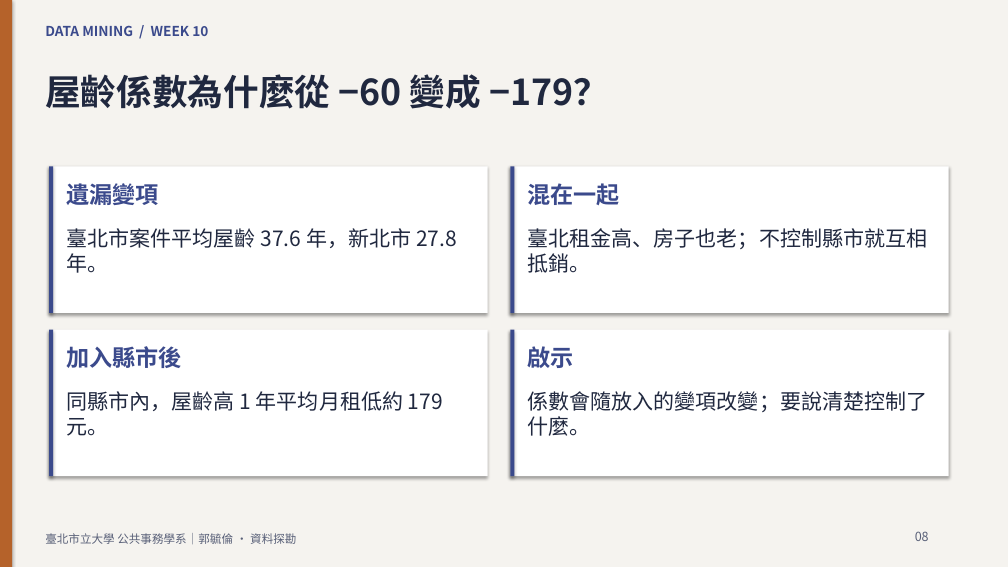
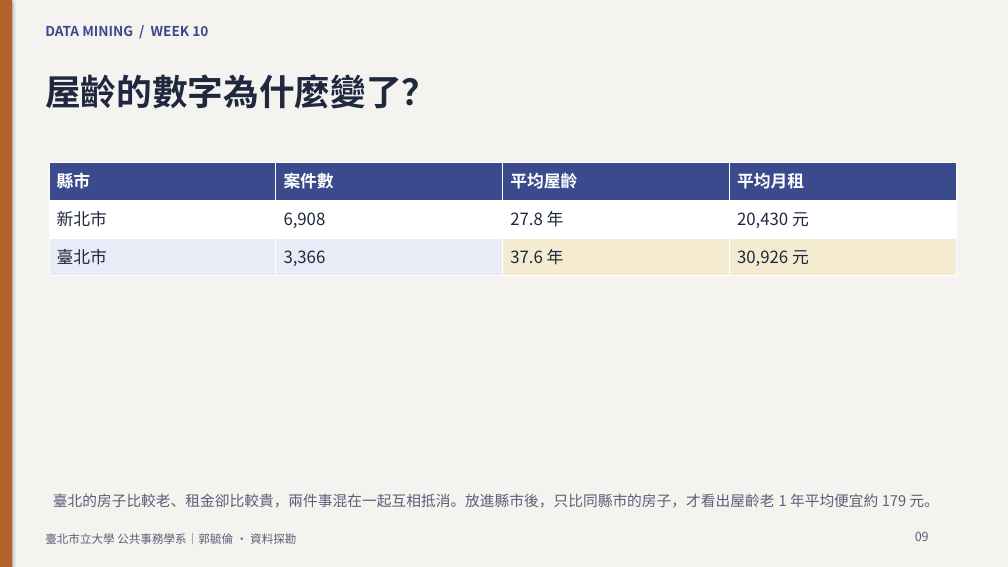
Before and after one commit to knut921/datamining-course, a slide deck: slide 9 of assets/slides/week10.pptx (slide 8 before the commit). Drawn at 1008x567 pixels with LibreOffice and Linux fonts; fonts in the diff are those of the drawing. Boxes give left, top, right and bottom in pixels: in the first picture for what was removed or moved away, otherwise in the second. Text is boxed around its words. In the diff, an @@ line names an element or a change of style, - is before the commit and + after.

```diff
--- a/assets/slides/week10.pptx
+++ b/assets/slides/week10.pptx
@@ text at bbox=[45, 74, 437, 109]: text changed @@
-屋齡係數為什麼從 −60 變成 −179？
+屋齡的數字為什麼變了？
@@ rectangle removed at bbox=[49, 166, 488, 313] @@
@@ rectangle removed at bbox=[49, 166, 54, 313] @@
@@ table added at bbox=[49, 163, 957, 276], 3 rows, 4 columns @@
+縣市 | 案件數 | 平均屋齡 | 平均月租
+新北市 | 6,908 | 27.8 年 | 20,430 元
+臺北市 | 3,366 | 37.6 年 | 30,926 元
@@ text removed at bbox=[66, 179, 158, 208] @@
-遺漏變項
@@ rectangle removed at bbox=[510, 166, 949, 313] @@
@@ rectangle removed at bbox=[510, 166, 515, 313] @@
@@ text removed at bbox=[528, 183, 620, 205] @@
-混在一起
@@ text removed at bbox=[66, 228, 457, 273] @@
-臺北市案件平均屋齡 37.6 年，新北市 27.8 年。
@@ text removed at bbox=[528, 228, 928, 273] @@
-臺北租金高、房子也老；不控制縣市就互相抵銷。
@@ rectangle removed at bbox=[49, 330, 488, 476] @@
@@ rectangle removed at bbox=[49, 330, 54, 476] @@
@@ text removed at bbox=[66, 346, 181, 368] @@
-加入縣市後
@@ rectangle removed at bbox=[510, 330, 949, 476] @@
@@ rectangle removed at bbox=[510, 330, 515, 476] @@
@@ text removed at bbox=[528, 346, 574, 368] @@
-啟示
@@ text removed at bbox=[66, 391, 443, 436] @@
-同縣市內，屋齡高 1 年平均月租低約 179 元。
@@ text removed at bbox=[528, 391, 928, 436] @@
-係數會隨放入的變項改變；要說清楚控制了什麼。
@@ text added at bbox=[53, 493, 939, 508], 14 pt, text #596078 @@
+臺北的房子比較老、租金卻比較貴，兩件事混在一起互相抵消。放進縣市後，只比同縣市的房子，才看出屋齡老 1 年平均便宜約 179 元。
@@ text at bbox=[915, 531, 929, 541]: text changed @@
-08
+09
```
Also in this commit, not shown: 13 other slides changed, 3 slides added, 2 slides removed, 17 other files.
